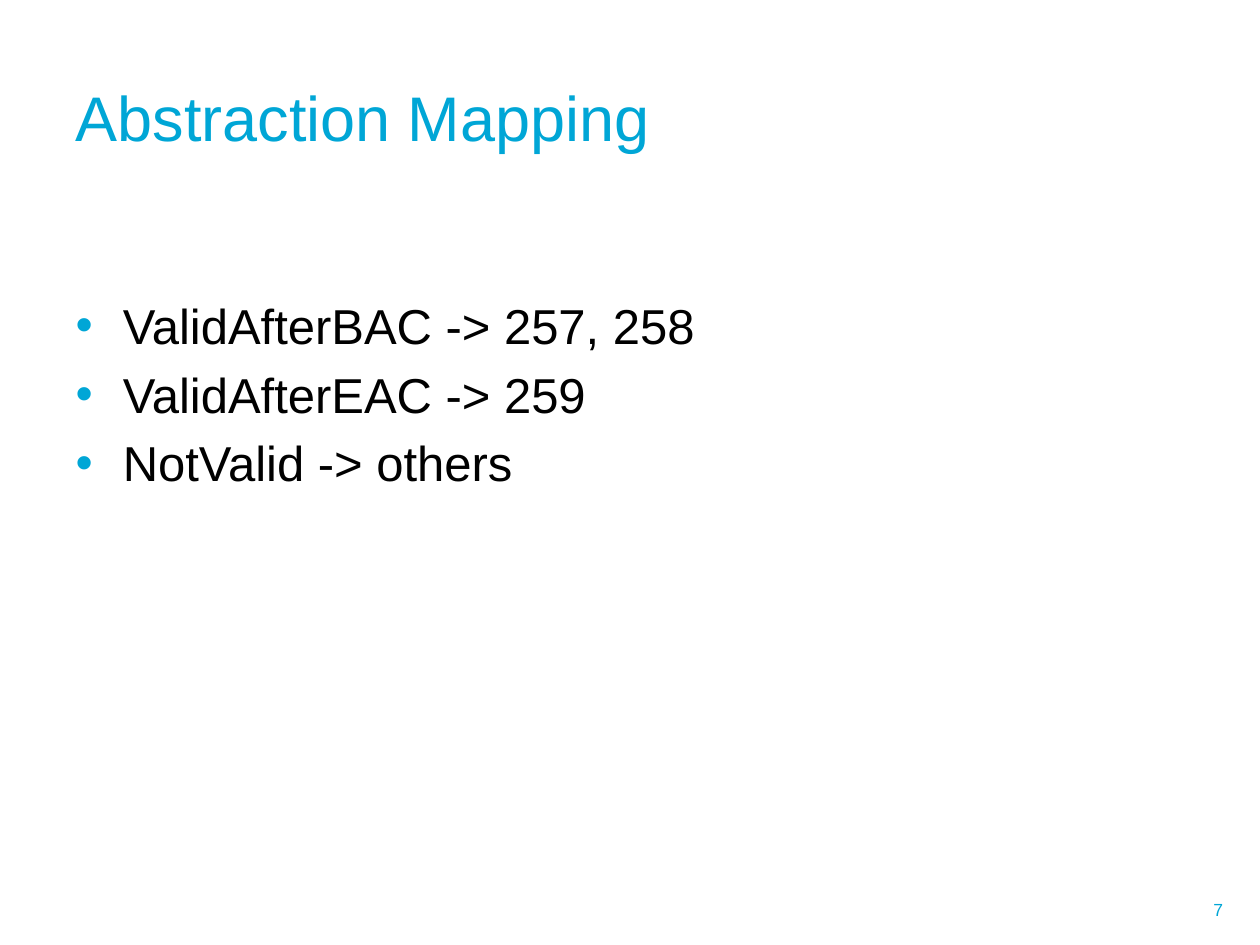
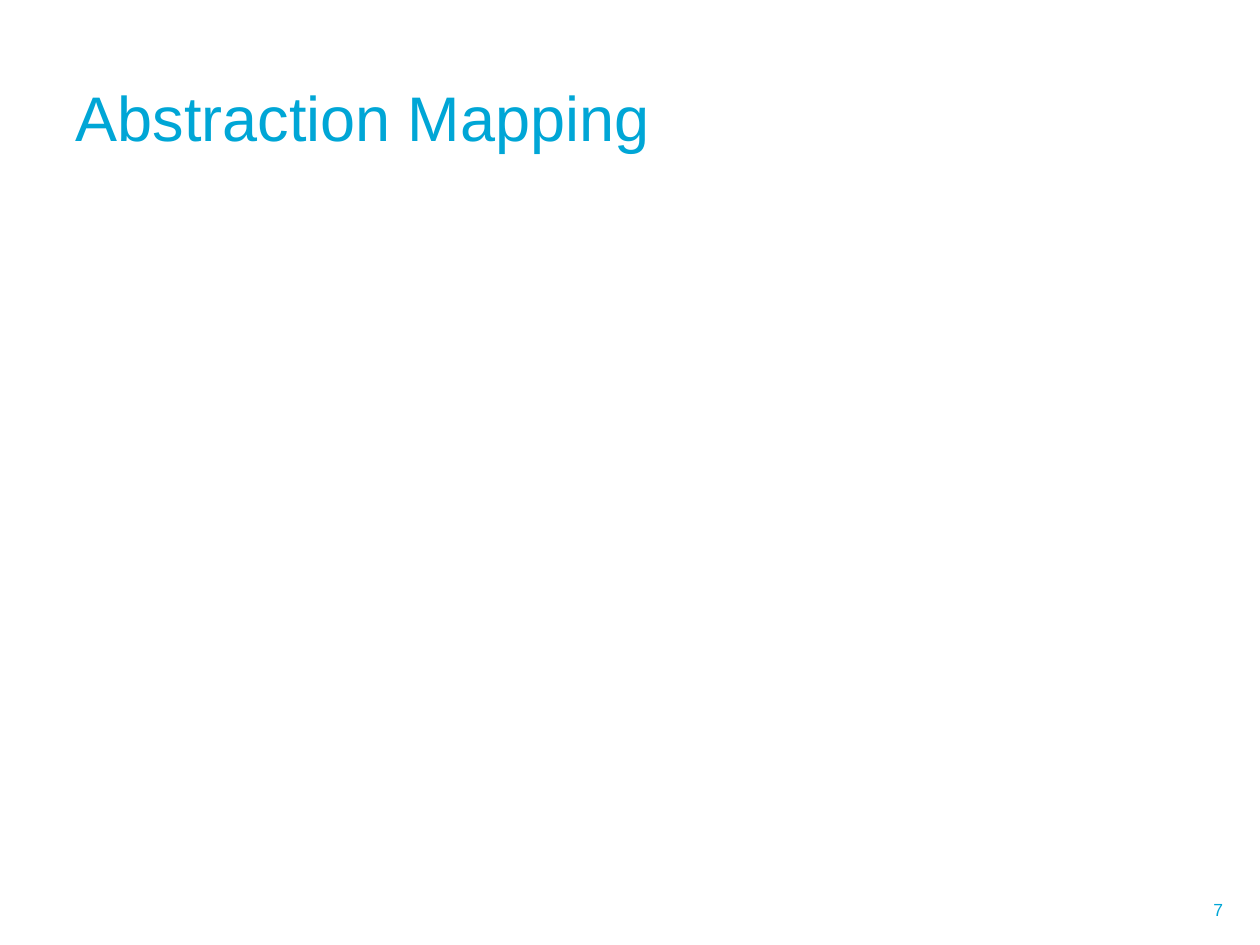
Before and after one commit to wesleyvanderlee/Thesis, a slide deck: slide 7 of Literature/Presentations/Paper presentatie 4 mei.pptx. Drawn at 1260x945 pixels with LibreOffice and Linux fonts; fonts in the diff are those of the drawing; grey boxes stand for pictures; background and template pictures are left out. Boxes give left, top, right and bottom in pixels: in the first picture for what was removed or moved away, otherwise in the second. Text is boxed around its words. In the diff, an @@ line names an element or a change of style, - is before the commit and + after.

```diff
--- a/Literature/Presentations/Paper presentatie 4 mei.pptx
+++ b/Literature/Presentations/Paper presentatie 4 mei.pptx
@@ text removed at [123, 308, 695, 482] @@
-• ValidAfterBAC -> 257, 258
-• ValidAfterEAC -> 259
-• NotValid -> others
```
Also in this commit, not shown: 5 other slides changed, 1 slide added, 1 slide removed.
